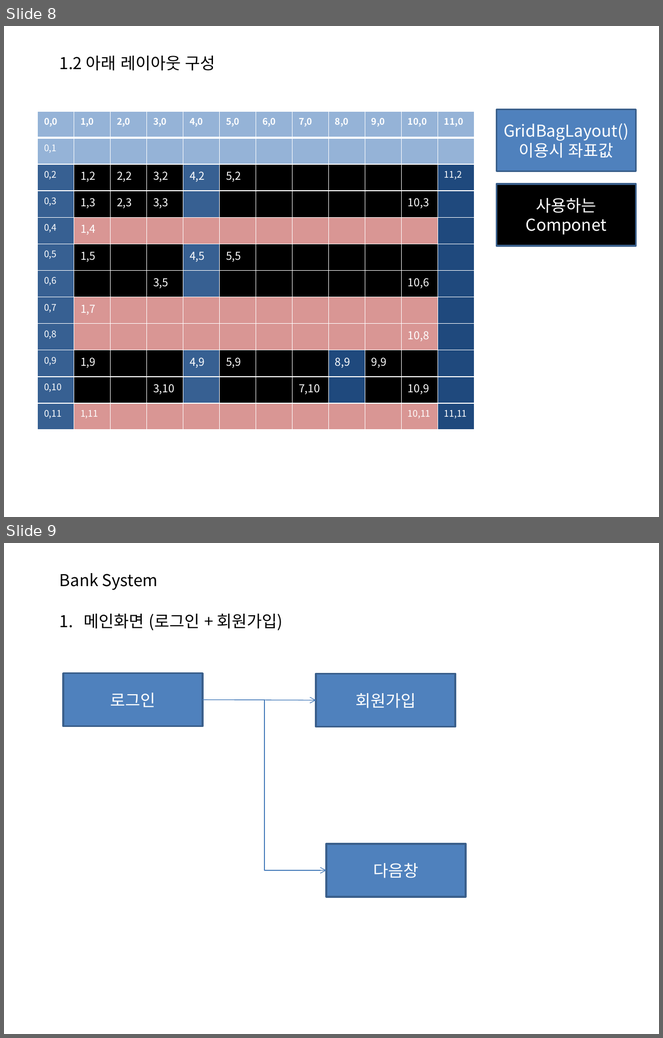
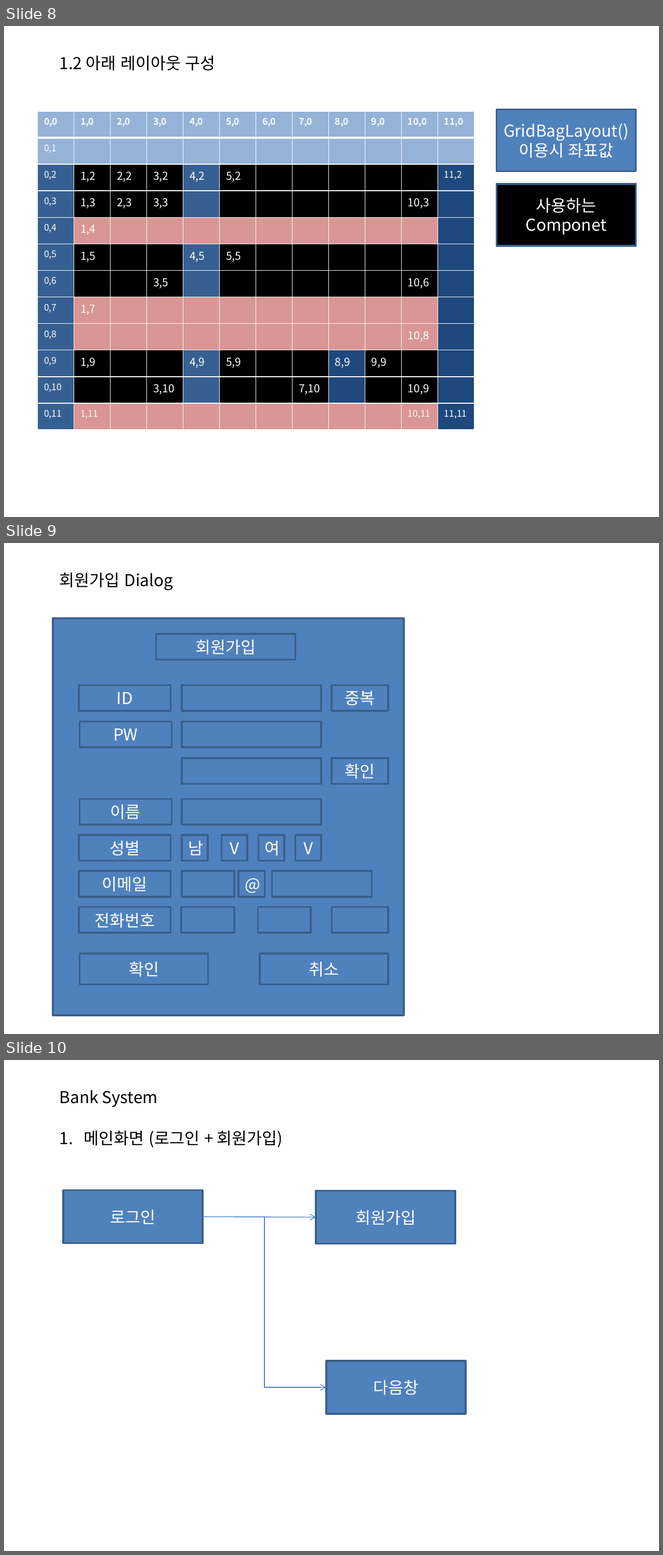
Before and after one commit to S-Onix/BankSystemProject, a slide deck: BankSystem/documentation/banksystem.pptx. Shown one above the other, each under a label of ours: slides 8 and 9 before the commit, slides 8, 9 and 10 after it. The pictures are 663x1038 and 663x1555 pixels, drawn with LibreOffice and Linux fonts; fonts in the diff are those of the drawing. Boxes give left, top, right and bottom in pixels: in the first picture for what was removed or moved away, otherwise in the second. Text is boxed around its words. In the diff, an @@ line names an element or a change of style, - is before the commit and + after.

```diff
--- a/BankSystem/documentation/banksystem.pptx
+++ b/BankSystem/documentation/banksystem.pptx
@@ slide 9 added at [4, 543, 659, 1034], background #FFFFFF @@
@@ text added at [60, 573, 173, 590], 18 pt, text #000000 @@
+회원가입 Dialog
@@ rectangle added at [53, 618, 404, 1015], fill #4F81BD, outline #3A5F8C 2 pt @@
@@ rectangle added at [156, 634, 296, 659], fill #4F81BD, outline #3A5F8C 2 pt, 18 pt, text #FFFFFF @@
+회원가입
@@ rectangle added at [79, 685, 170, 711], fill #4F81BD, outline #3A5F8C 2 pt, 18 pt, text #FFFFFF @@
+ID
@@ rectangle added at [182, 685, 322, 711], fill #4F81BD, outline #3A5F8C 2 pt @@
@@ rectangle added at [332, 685, 389, 711], fill #4F81BD, outline #3A5F8C 2 pt, 18 pt, text #FFFFFF @@
+중복
@@ rectangle added at [79, 722, 171, 747], fill #4F81BD, outline #3A5F8C 2 pt, 18 pt, text #FFFFFF @@
+PW
@@ rectangle added at [182, 722, 322, 747], fill #4F81BD, outline #3A5F8C 2 pt @@
@@ rectangle added at [182, 759, 322, 784], fill #4F81BD, outline #3A5F8C 2 pt @@
@@ rectangle added at [332, 759, 389, 784], fill #4F81BD, outline #3A5F8C 2 pt, 18 pt, text #FFFFFF @@
+확인
@@ rectangle added at [79, 799, 171, 825], fill #4F81BD, outline #3A5F8C 2 pt, 18 pt, text #FFFFFF @@
+이름
@@ rectangle added at [182, 799, 322, 825], fill #4F81BD, outline #3A5F8C 2 pt @@
@@ rectangle added at [79, 835, 170, 861], fill #4F81BD, outline #3A5F8C 2 pt, 18 pt, text #FFFFFF @@
+성별
@@ rectangle added at [182, 835, 208, 861], fill #4F81BD, outline #3A5F8C 2 pt, 18 pt, text #FFFFFF @@
+남
@@ rectangle added at [221, 835, 247, 861], fill #4F81BD, outline #3A5F8C 2 pt, 18 pt, text #FFFFFF @@
+V
@@ rectangle added at [258, 835, 284, 861], fill #4F81BD, outline #3A5F8C 2 pt, 18 pt, text #FFFFFF @@
+여
@@ rectangle added at [296, 835, 321, 861], fill #4F81BD, outline #3A5F8C 2 pt, 18 pt, text #FFFFFF @@
+V
@@ rectangle added at [79, 871, 170, 897], fill #4F81BD, outline #3A5F8C 2 pt, 18 pt, text #FFFFFF @@
+이메일
@@ rectangle added at [182, 871, 235, 897], fill #4F81BD, outline #3A5F8C 2 pt @@
@@ rectangle added at [239, 871, 265, 897], fill #4F81BD, outline #3A5F8C 2 pt, 18 pt, text #FFFFFF @@
+@
@@ rectangle added at [272, 871, 372, 897], fill #4F81BD, outline #3A5F8C 2 pt @@
@@ rectangle added at [79, 908, 170, 933], fill #4F81BD, outline #3A5F8C 2 pt, 18 pt, text #FFFFFF @@
+전화번호
@@ rectangle added at [181, 908, 235, 933], fill #4F81BD, outline #3A5F8C 2 pt @@
@@ rectangle added at [258, 908, 311, 933], fill #4F81BD, outline #3A5F8C 2 pt @@
@@ rectangle added at [332, 908, 389, 933], fill #4F81BD, outline #3A5F8C 2 pt @@
@@ rectangle added at [79, 954, 208, 984], fill #4F81BD, outline #3A5F8C 2 pt, 18 pt, text #FFFFFF @@
+확인
@@ rectangle added at [259, 954, 388, 984], fill #4F81BD, outline #3A5F8C 2 pt, 18 pt, text #FFFFFF @@
+취소
@@ what was slide 9 is now slide 10 @@
```
Also in this commit, not shown: 2 other files.
